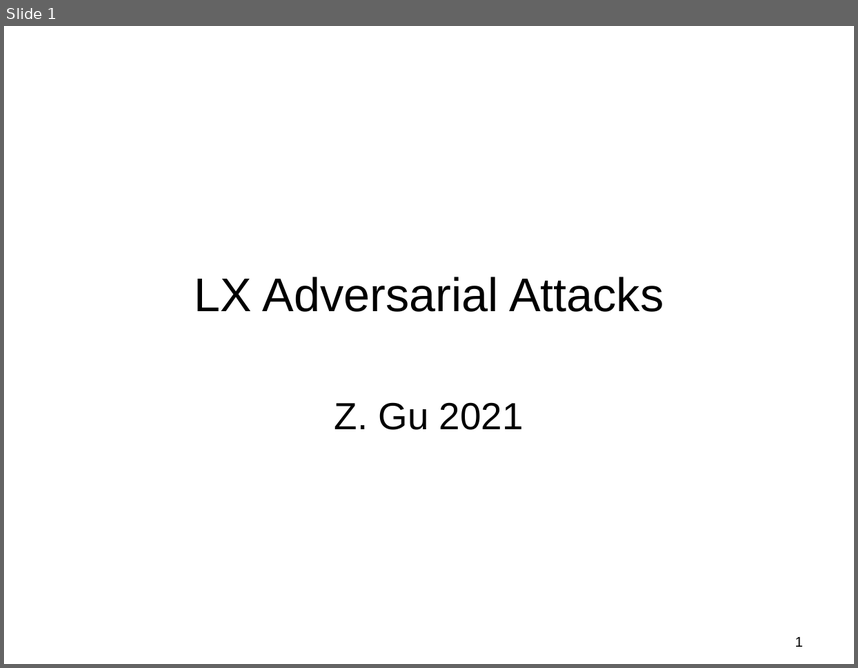
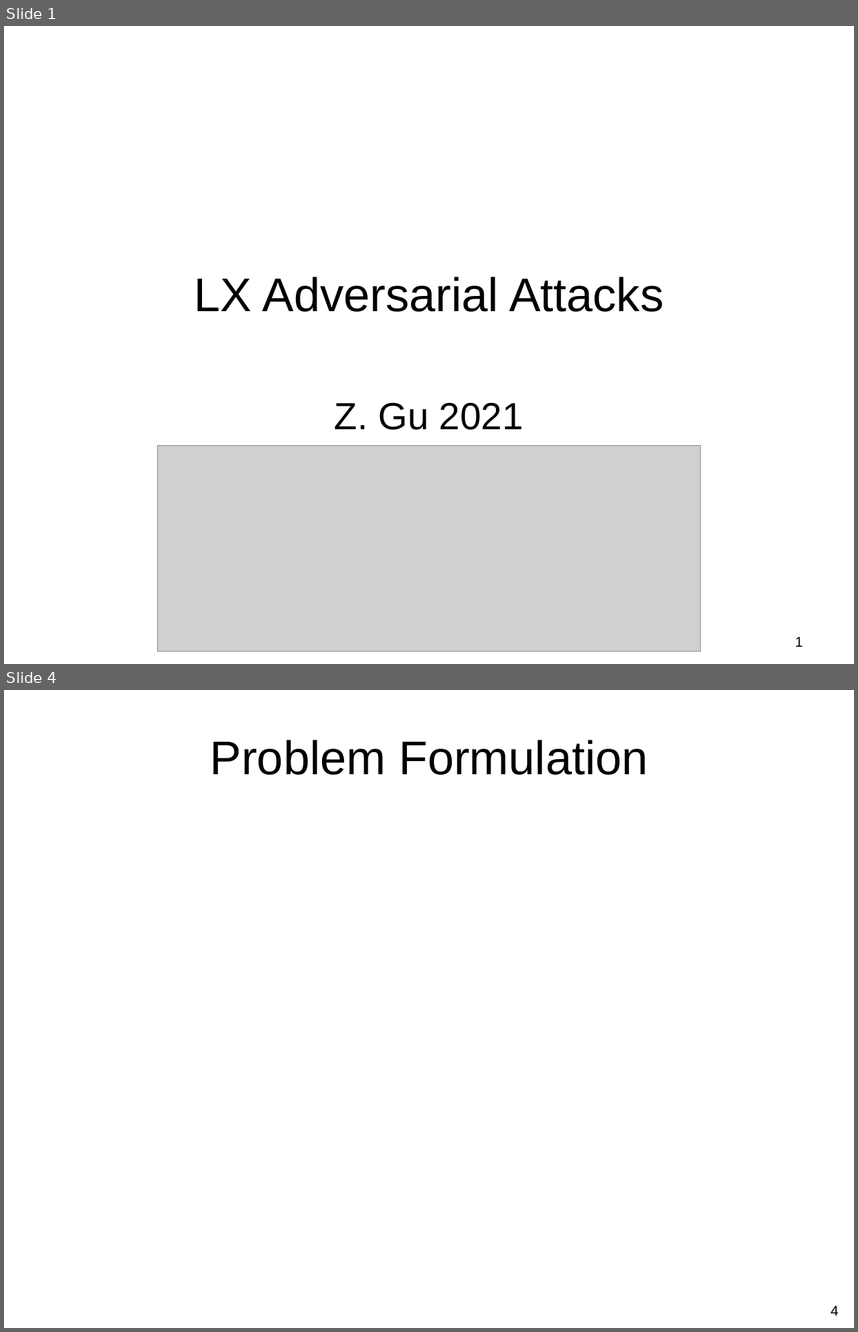
Before and after one commit to guzonghua/saav, a slide deck: PPTs/LX Adverserial Attacks.pptx. Shown one above the other, each under a label of ours: slide 1 before the commit, slides 1 and 4 after it; the slides between them are not shown. The pictures are 858x668 and 858x1332 pixels, drawn with LibreOffice and Linux fonts; fonts in the diff are those of the drawing; grey boxes stand for pictures. Boxes give left, top, right and bottom in pixels: in the first picture for what was removed or moved away, otherwise in the second. Text is boxed around its words. In the diff, an @@ line names an element or a change of style, - is before the commit and + after.

```diff
--- a/PPTs/LX Adverserial Attacks.pptx
+++ b/PPTs/LX Adverserial Attacks.pptx
@@ slide 4 added at (x1=4, y1=690, x2=854, y2=1328), background #FFFFFF @@
@@ title added at (x1=210, y1=740, x2=648, y2=775), 40 pt, text #000000 @@
+Problem Formulation
@@ page number added at (x1=831, y1=1305, x2=838, y2=1315), 12 pt, text #000000 @@
+4
@@ slide 1 changed as well @@
@@ picture added at (x1=158, y1=445, x2=701, y2=651) @@
```
Also in this commit, not shown: 1 other slide changed, 5 other slides added, 1 slide removed, 8 other files.
